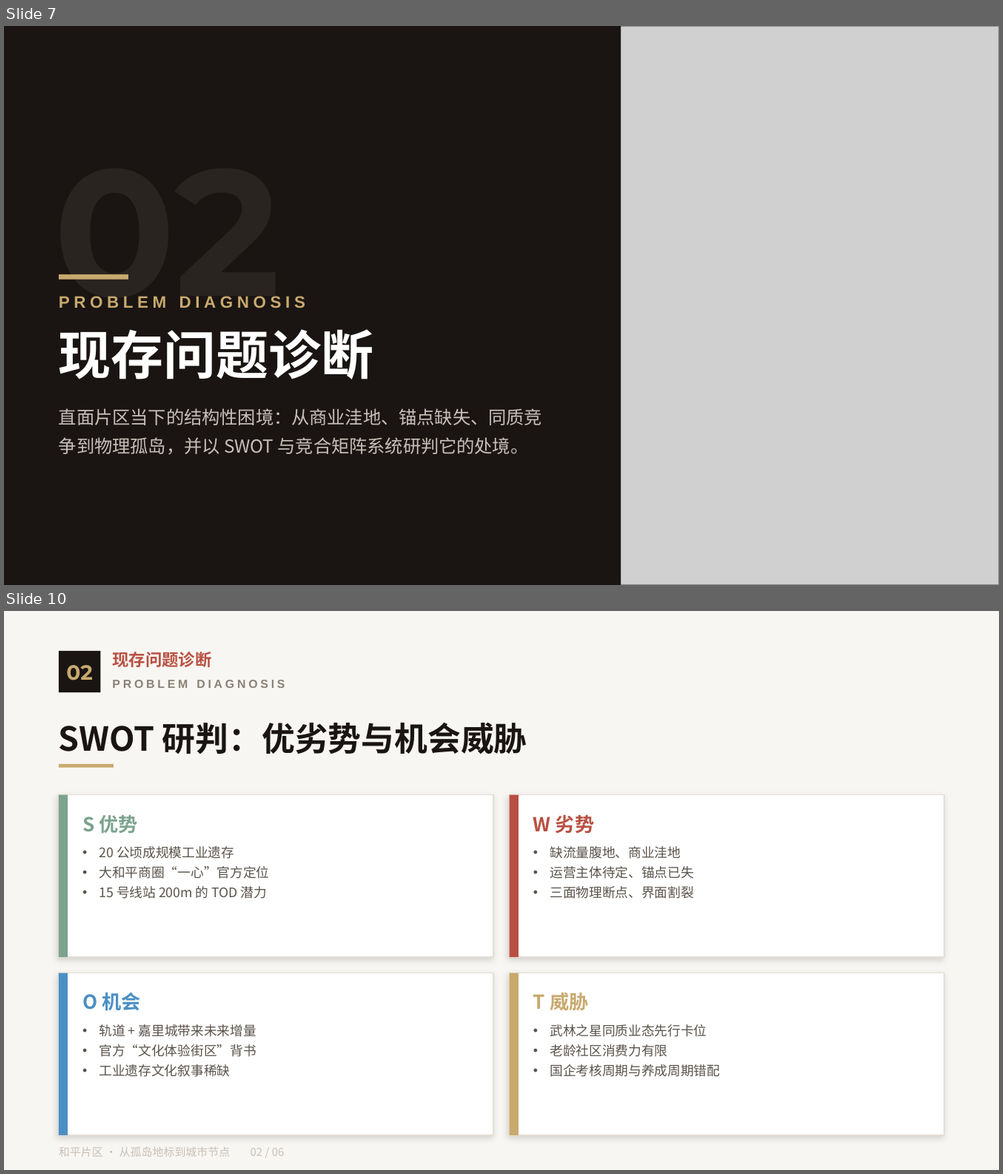
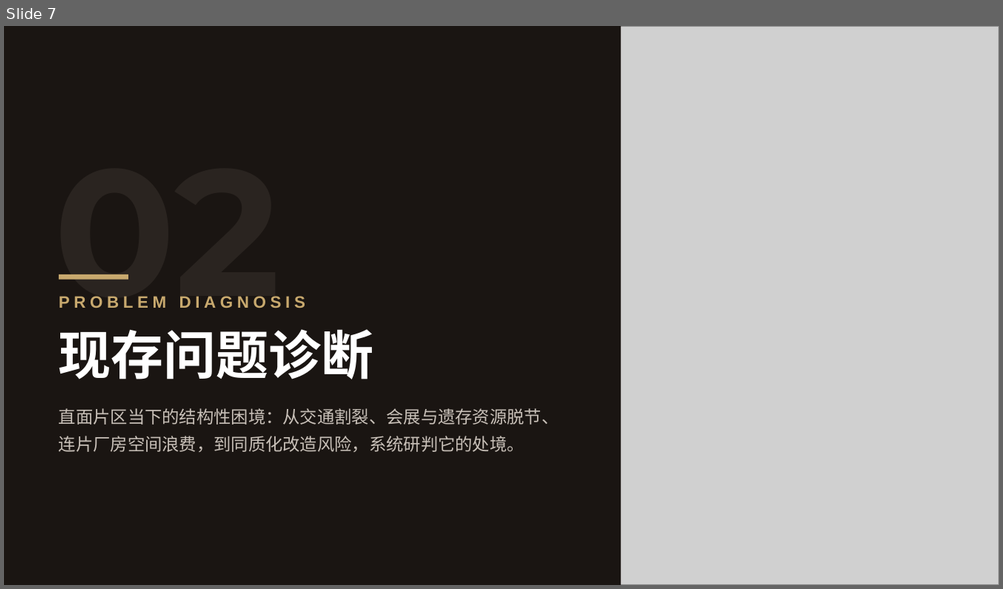
Before and after one commit to everglowwwww/LeoLee-Artical-and-Speech, a slide deck: 和平片区整体规划方案.pptx. Shown one above the other, each under a label of ours: slides 7 and 10 before the commit, slide 7 after it; the slides between them are not shown. The pictures are 1003x1174 and 1003x589 pixels, drawn with LibreOffice and Linux fonts; fonts in the diff are those of the drawing; grey boxes stand for pictures. Boxes give left, top, right and bottom in pixels: in the first picture for what was removed or moved away, otherwise in the second. Text is boxed around its words. In the diff, an @@ line names an element or a change of style, - is before the commit and + after.

```diff
--- a/和平片区整体规划方案.pptx
+++ b/和平片区整体规划方案.pptx
@@ slide 10 removed at (4, 611, 999, 1170), background #F8F6F2 @@
@@ rectangle removed at (59, 651, 100, 692) @@
@@ text removed at (112, 652, 211, 667) @@
-现存问题诊断
@@ text removed at (66, 665, 92, 681) @@
-02
@@ text removed at (112, 680, 284, 688) @@
-PROBLEM DIAGNOSIS
@@ text removed at (59, 723, 527, 754) @@
-SWOT 研判：优劣势与机会威胁
@@ rectangle removed at (59, 764, 114, 768) @@
@@ rectangle removed at (59, 795, 493, 957) @@
@@ rectangle removed at (59, 795, 68, 957) @@
@@ rectangle removed at (509, 795, 944, 957) @@
@@ rectangle removed at (509, 795, 518, 957) @@
@@ text removed at (82, 815, 137, 834) @@
-S 优势
@@ text removed at (533, 815, 594, 834) @@
-W 劣势
@@ text removed at (99, 846, 270, 899) @@
-• 20 公顷成规模工业遗存
-• 大和平商圈“一心”官方定位
-• 15 号线站 200m 的 TOD 潜力
@@ text removed at (549, 846, 694, 899) @@
-• 缺流量腹地、商业洼地
-• 运营主体待定、锚点已失
-• 三面物理断点、界面割裂
@@ rectangle removed at (59, 973, 493, 1135) @@
@@ rectangle removed at (59, 973, 68, 1135) @@
@@ rectangle removed at (509, 973, 944, 1135) @@
@@ rectangle removed at (509, 973, 518, 1135) @@
@@ text removed at (82, 993, 140, 1011) @@
-O 机会
@@ text removed at (533, 993, 588, 1011) @@
-T 威胁
@@ text removed at (99, 1025, 256, 1077) @@
-• 轨道 + 嘉里城带来未来增量
-• 官方“文化体验街区”背书
-• 工业遗存文化叙事稀缺
@@ text removed at (549, 1025, 720, 1077) @@
-• 武林之星同质业态先行卡位
-• 老龄社区消费力有限
-• 国企考核周期与养成周期错配
@@ text removed at (59, 1147, 284, 1157) @@
-和平片区 · 从孤岛地标到城市节点 02 / 06
@@ slide 7 changed as well @@
@@ text at (59, 409, 559, 452): text changed; size 13 to 12.5 pt @@
-直面片区当下的结构性困境：从商业洼地、锚点缺失、同质竞争到物理孤岛，并以 SWOT 与竞合矩阵系统研判它的处境。
+直面片区当下的结构性困境：从交通割裂、会展与遗存资源脱节、连片厂房空间浪费，到同质化改造风险，系统研判它的处境。
```
Also in this commit, not shown: 10 other slides changed, 18 slides added, 19 other slides removed.
